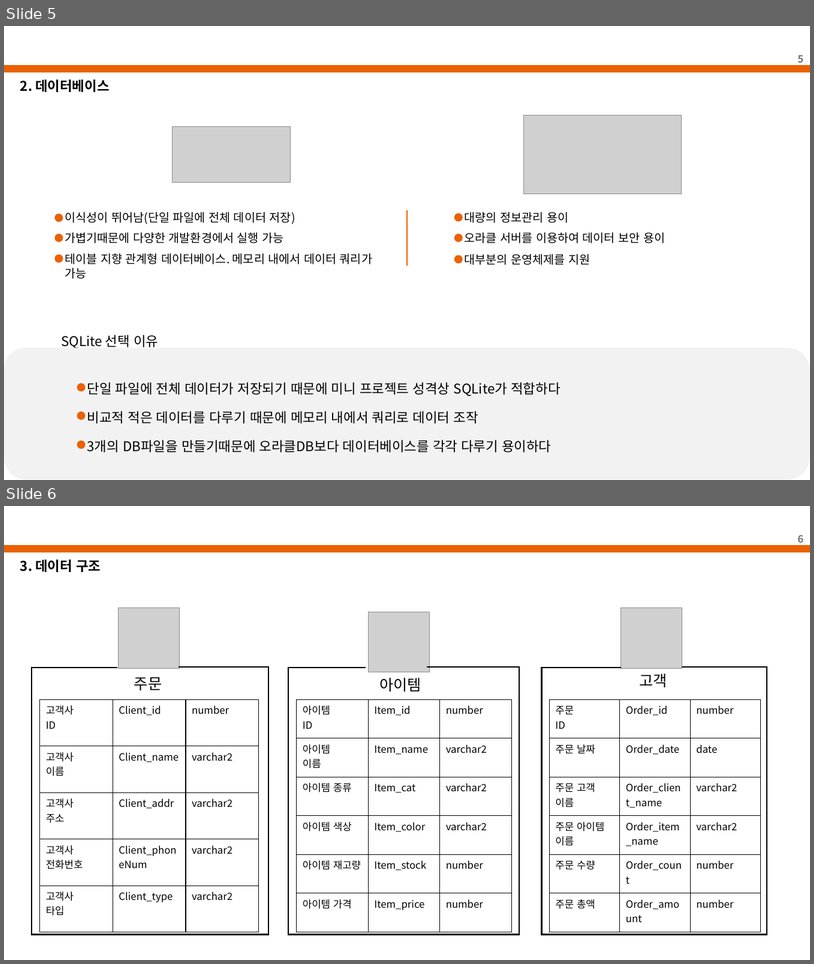
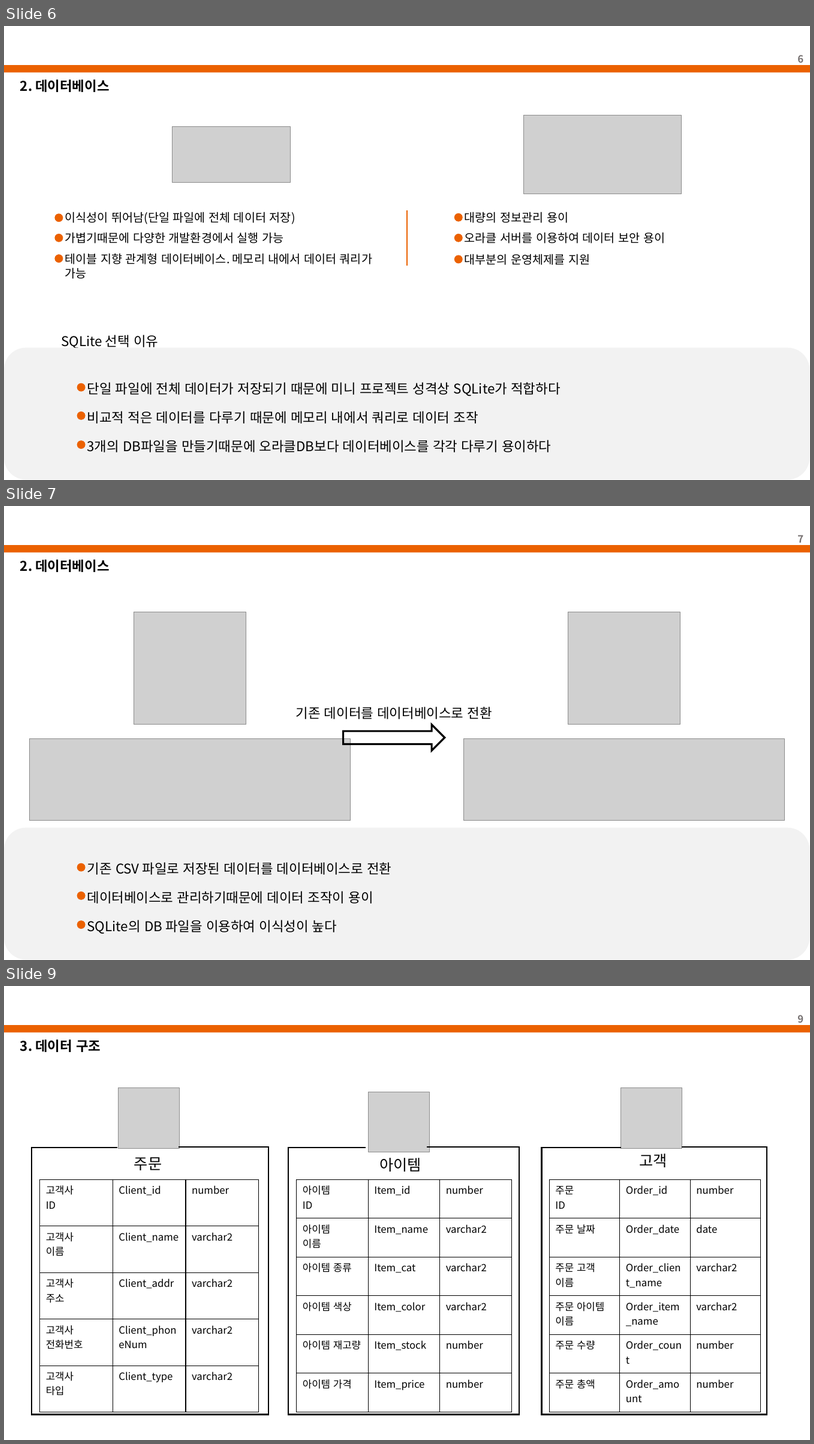
Before and after one commit to lee-jonggu/Oracle-DB, a slide deck: 3차 미니 프로젝트_이종구.pptx. Shown one above the other, each under a label of ours: slides 5 and 6 before the commit, slides 6, 7 and 9 after it; the slides between them are not shown. The pictures are 814x964 and 814x1444 pixels, drawn with LibreOffice and Linux fonts; fonts in the diff are those of the drawing; grey boxes stand for pictures; background and template pictures are left out. Boxes give left, top, right and bottom in pixels: in the first picture for what was removed or moved away, otherwise in the second. Text is boxed around its words. In the diff, an @@ line names an element or a change of style, - is before the commit and + after.

```diff
--- a/3차 미니 프로젝트_이종구.pptx
+++ b/3차 미니 프로젝트_이종구.pptx
@@ slide 7 added at [4,506,810,960], background #FFFFFF; not listed: 1 template element that a slide beside it also shows @@
@@ page number added at [798,535,804,546], 12 pt, text #767171, bold @@
+7
@@ text added at [20,559,109,572], 16 pt, text #000000, bold @@
+2. 데이터베이스
@@ picture added at [134,612,246,724] @@
@@ picture added at [569,612,681,724] @@
@@ text added at [296,706,492,719], 16 pt, text #000000 @@
+기존 데이터를 데이터베이스로 전환
@@ picture added at [29,739,351,820] @@
@@ down arrow added at [344,724,446,751], outline #000000 2.25 pt @@
@@ picture added at [464,739,785,820] @@
@@ rounded rectangle added at [4,827,810,959], fill #F2F2F2 @@
@@ ellipse added at [77,864,84,871], fill #EB6100, outline #EB6100 1 pt @@
@@ text added at [87,862,392,874], 16 pt, text #000000 @@
+기존 CSV 파일로 저장된 데이터를 데이터베이스로 전환
@@ ellipse added at [77,892,84,899], fill #EB6100, outline #EB6100 1 pt @@
@@ text added at [87,891,374,903], 16 pt, text #000000 @@
+데이터베이스로 관리하기때문에 데이터 조작이 용이
@@ text added at [87,919,337,933], 16 pt, text #000000 @@
+SQLite의 DB 파일을 이용하여 이식성이 높다
@@ ellipse added at [77,921,84,928], fill #EB6100, outline #EB6100 1 pt @@
@@ what was slide 5 is now slide 6 @@
@@ page number at [798,55,804,66]: text changed @@
-5
+6
@@ what was slide 6 is now slide 9 @@
@@ page number at [798,1015,804,1026]: text changed @@
-6
+9
```
Also in this commit, not shown: 3 slides changed, 4 other slides added, 1 slide removed.
